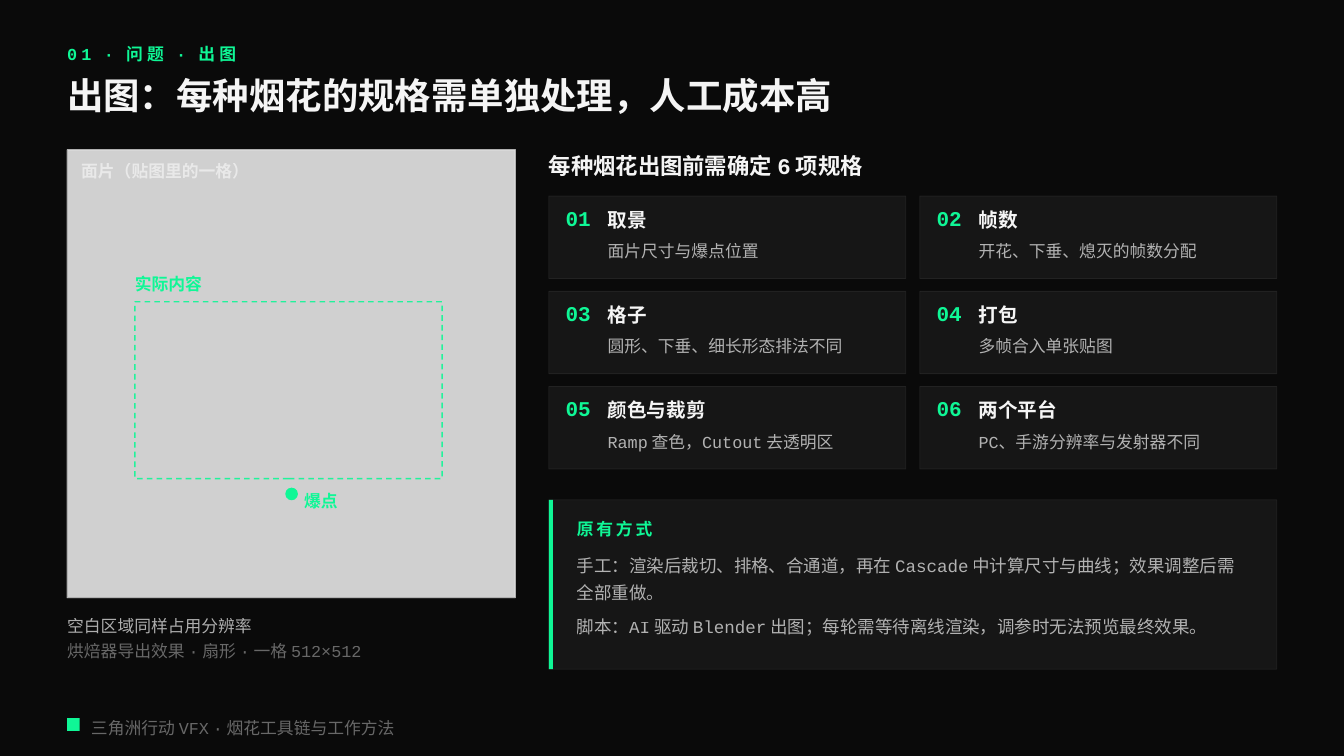
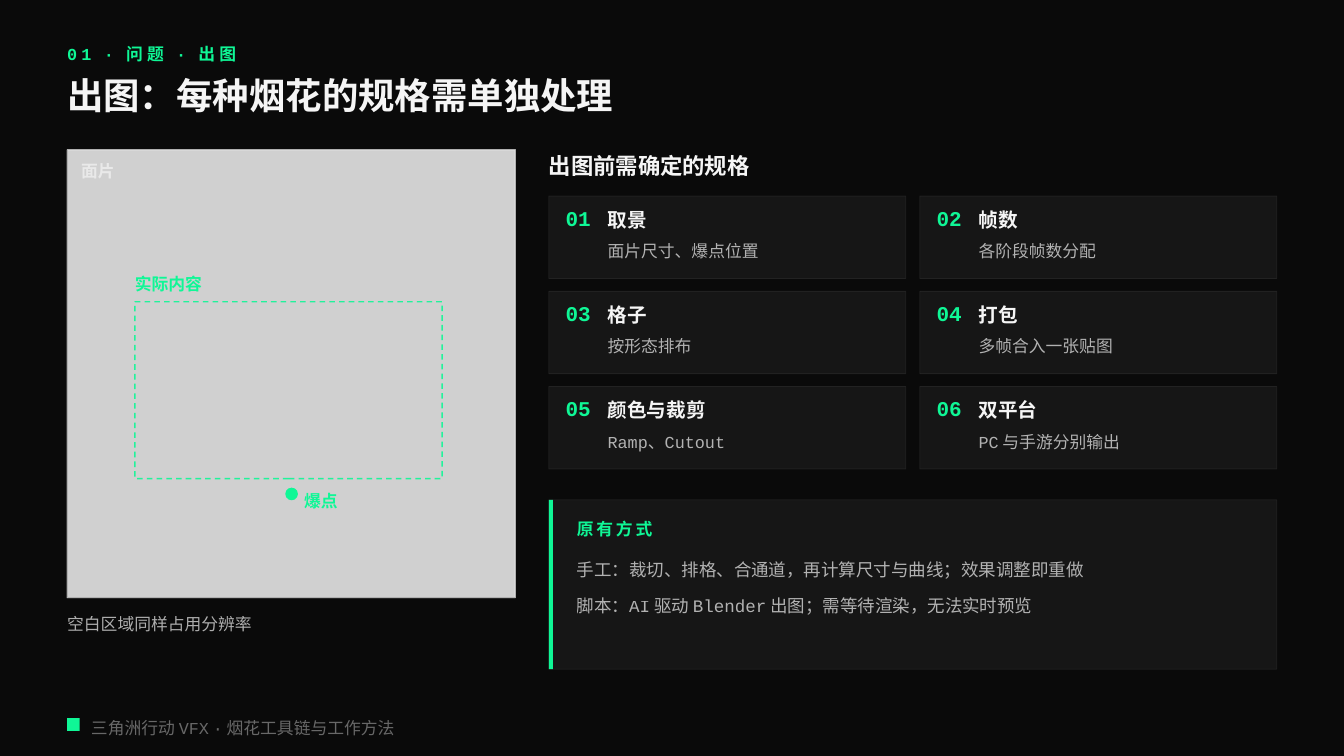
Before and after one commit to loccmaiii-lang/FireWorksLab, a slide deck: slide 3 of 协作/提示词/分享PPT交接_2026-10-29/第三版交付/烟花秀AI全流程_第三版.pptx. Drawn at 1344x756 pixels with LibreOffice and Linux fonts; fonts in the diff are those of the drawing; grey boxes stand for pictures. Boxes give left, top, right and bottom in pixels: in the first picture for what was removed or moved away, otherwise in the second. Text is boxed around its words. In the diff, an @@ line names an element or a change of style, - is before the commit and + after.

```diff
--- a/协作/提示词/分享PPT交接_2026-10-29/第三版交付/烟花秀AI全流程_第三版.pptx
+++ b/协作/提示词/分享PPT交接_2026-10-29/第三版交付/烟花秀AI全流程_第三版.pptx
@@ text at (x1=67, y1=78, x2=613, y2=113): text changed @@
-出图：每种烟花的规格需单独处理，人工成本高
+出图：每种烟花的规格需单独处理
@@ text at (x1=549, y1=155, x2=750, y2=176): text changed @@
-每种烟花出图前需确定 6 项规格
+出图前需确定的规格
@@ text at (x1=608, y1=243, x2=759, y2=259): text changed @@
-面片尺寸与爆点位置
+面片尺寸、爆点位置
@@ text at (x1=979, y1=243, x2=1096, y2=259): text changed @@
-开花、下垂、熄灭的帧数分配
+各阶段帧数分配
@@ text at (x1=608, y1=338, x2=692, y2=354): text changed @@
-圆形、下垂、细长形态排法不同
+按形态排布
@@ text at (x1=979, y1=338, x2=1113, y2=354): text changed @@
-多帧合入单张贴图
+多帧合入一张贴图
@@ text at (x1=979, y1=400, x2=1038, y2=419): text changed @@
-两个平台
+双平台
@@ text at (x1=608, y1=437, x2=726, y2=452): text changed @@
-Ramp 查色，Cutout 去透明区
+Ramp、Cutout
@@ text at (x1=979, y1=434, x2=1119, y2=450): text changed @@
-PC、手游分辨率与发射器不同
+PC 与手游分别输出
@@ text at (x1=577, y1=561, x2=1084, y2=615): text changed @@
-手工：渲染后裁切、排格、合通道，再在 Cascade 中计算尺寸与曲线；效果调整后需全部重做。
-脚本：AI 驱动 Blender 出图；每轮需等待离线渲染，调参时无法预览最终效果。
+手工：裁切、排格、合通道，再计算尺寸与曲线；效果调整即重做
+脚本：AI 驱动 Blender 出图；需等待渲染，无法实时预览
@@ text "空白区域同样占用分辨率" at (x1=67, y1=616, x2=252, y2=632): line spacing 18pt to 16.8pt @@
@@ text at (x1=67, y1=643, x2=362, y2=658): paragraph removed @@
-烘焙器导出效果 · 扇形 · 一格 512×512
```
Also in this commit, not shown: 23 other slides changed, 5 other files.
